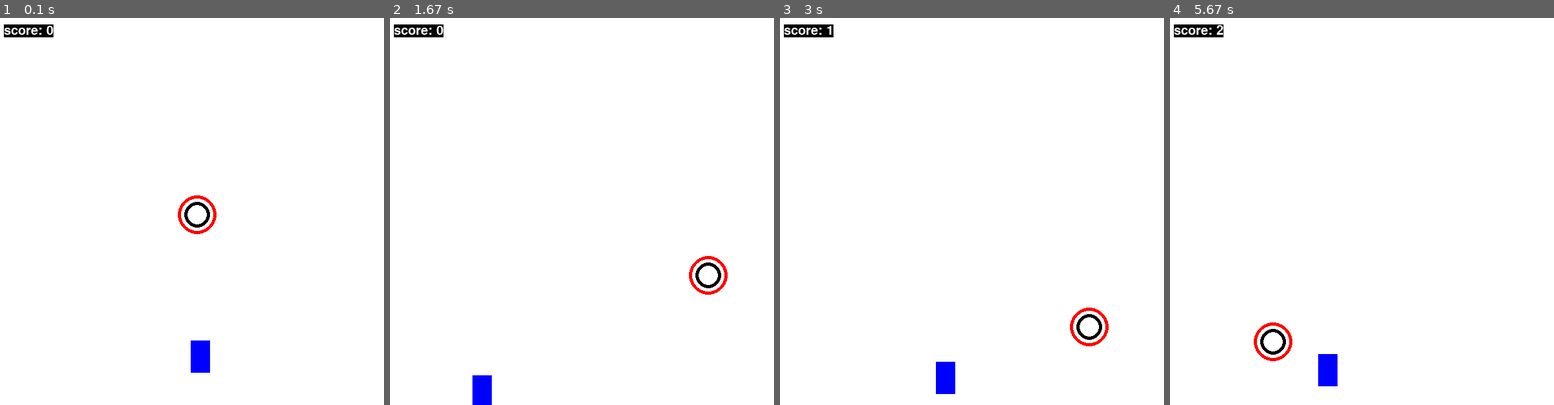
Above: before the commit, frames 1-4 (left to right).
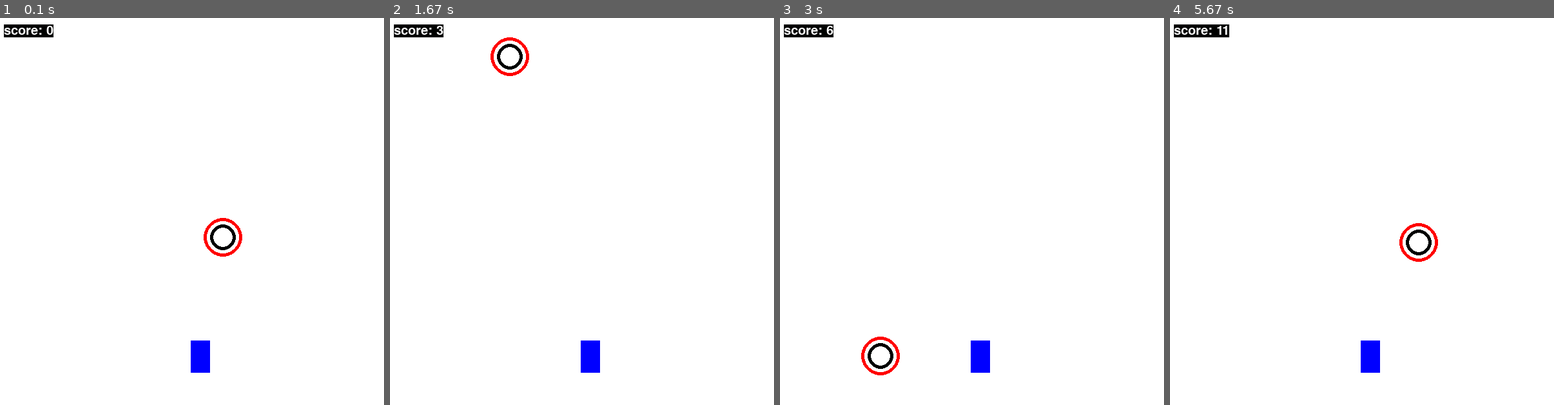
Above: after the commit, the same moments.

Repository: Chris28101/Pokeman-Light-and-Dark-
Game: pygame game, started from main3.py
Same seed, same stepped clock (60 frames per second), same inputs: the game is played once before the commit and once after it.
Inputs:
- Up to frame 1 (0.1 s): no input
- Up to frame 2 (1.67 s): hold Left 0.33-0.87 s; hold Down 0.9-1.2 s; hold Left 1.23-1.63 s
- Up to frame 3 (3 s): hold Up 1.67-2.03 s; hold Right 2.07-2.7 s; hold Down from 2.73 s (still down)
- Up to frame 4 (5.67 s): release Down at 3.1 s; hold Left 3.13-3.6 s; hold Right 3.63-4.1 s; hold Up 4.13-4.43 s; hold Right 4.47-4.93 s; hold Left 4.97-5.5 s; hold Down from 5.53 s (still down)

The runs differ from the first frame. In frame 1, 0.7% of the frame differs, in the area x 46-64%, y 45-62%; in frame 2, 1.6%; in frame 3, 1.6%; in frame 4, 1.7%, in the area x 12-70%, y 1-96%.

Commit message:
fixing movement

Diff:
--- a/main3.py
+++ b/main3.py
@@ -1,6 +1,7 @@
 # gameFont = pygame.freetype.Font("Pokemon GB.ttf", 32)
 import pygame
 from pygame import freetype
+from pygame import event
 import sys
 pygame.init()
 screen = pygame.display.set_mode([600,600])
@@ -15,8 +16,8 @@
 framerate = 60
 circle_x = 300
 circle_y = 300
-circle_x_direction = 2
-circle_y_direction = 1
+circle_x_direction = 10
+circle_y_direction = 8
 player_width = 30
 player_height = 50
 player_x = 300
@@ -36,6 +37,7 @@
     global circle_x_direction
     global circle_y_direction
     global score
+
     if circle_x_direction > 0:
         if circle_x < 570:
             circle_x += circle_x_direction
@@ -62,6 +64,8 @@
         else:
             circle_y_direction *= -1
             score += 1
+
+
 def update_player_posistion():
     global player_x
     global player_y
@@ -96,6 +100,7 @@
 while running:
     timer.tick(framerate)
     update_ball_posistion()
+    update_player_posistion()
     for event in pygame.event.get():
         if event.type == pygame.QUIT:
             running = False
@@ -107,15 +112,28 @@
 
     pygame.draw.rect(screen,blue,[player_x,player_y,player_width,player_height])
     key = pygame.key.get_pressed()
-    if key[pygame.K_LEFT] == True:
-        player_x -= player_speed
-    if key[pygame.K_RIGHT] == True:
-        player_x += player_speed
-    if key[pygame.K_UP] == True:
-        player_y -= player_speed
-    if key[pygame.K_DOWN] == True:
-        player_y += player_speed
-    pygame.display.flip()
+    for event in pygame.event.get():
+        if event.type == pygame.QUIT:
+            running = False
+
+    if key[pygame.K_a] == True:
+        x -= 0.8
+    if key[pygame.K_d] == True:
+        x += 0.8
+    if key[pygame.K_w] == True:
+        y -= 0.8
+    if key[pygame.K_s] == True:
+        y += 0.8
+        if event.type == pygame.KEYUP:
+            if event.key == pygame.K_LEFT:
+                player_x_directions = 0
+            if event.key == pygame.K_RIGHT:
+                player_x_directions = 0
+            if event.key == pygame.K_UP:
+                player_y_directions = 0
+            if event.key == pygame.K_DOWN:
+                player_y_directions = 0
+
 
 
     pygame.display.update()
